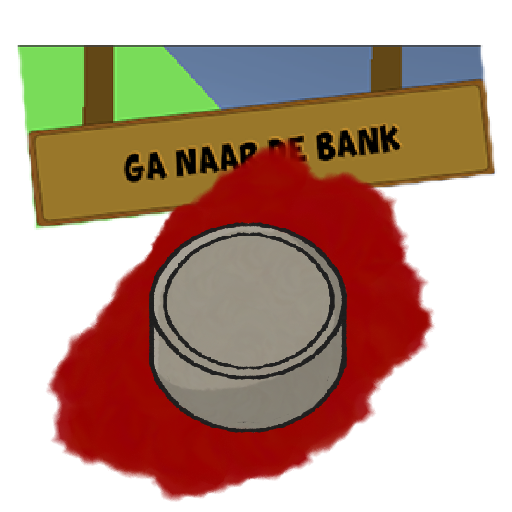
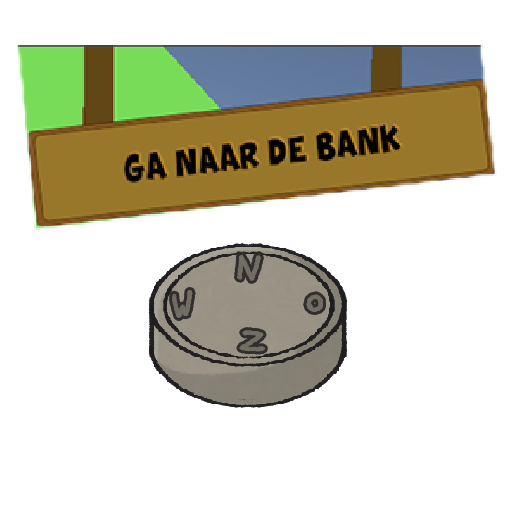
Two versions of the same layered image (512x512). Layer-by-layer changes:
added layer "Laag 8" in group "Compass" over [172, 254, 324, 352]
painted on "Line" over [148, 222, 348, 433]
painted on "Shade" over [125, 208, 393, 444]
painted on "Laag 6" over [149, 222, 347, 433]
hid "Laag 7", painted on it over [45, 137, 436, 502]
